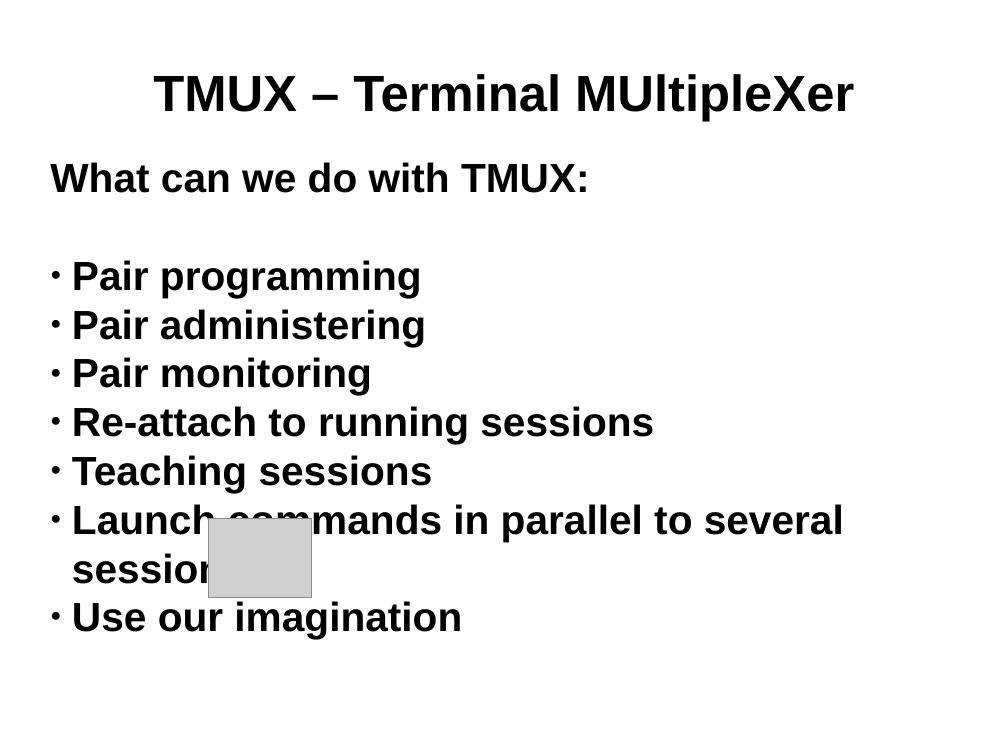
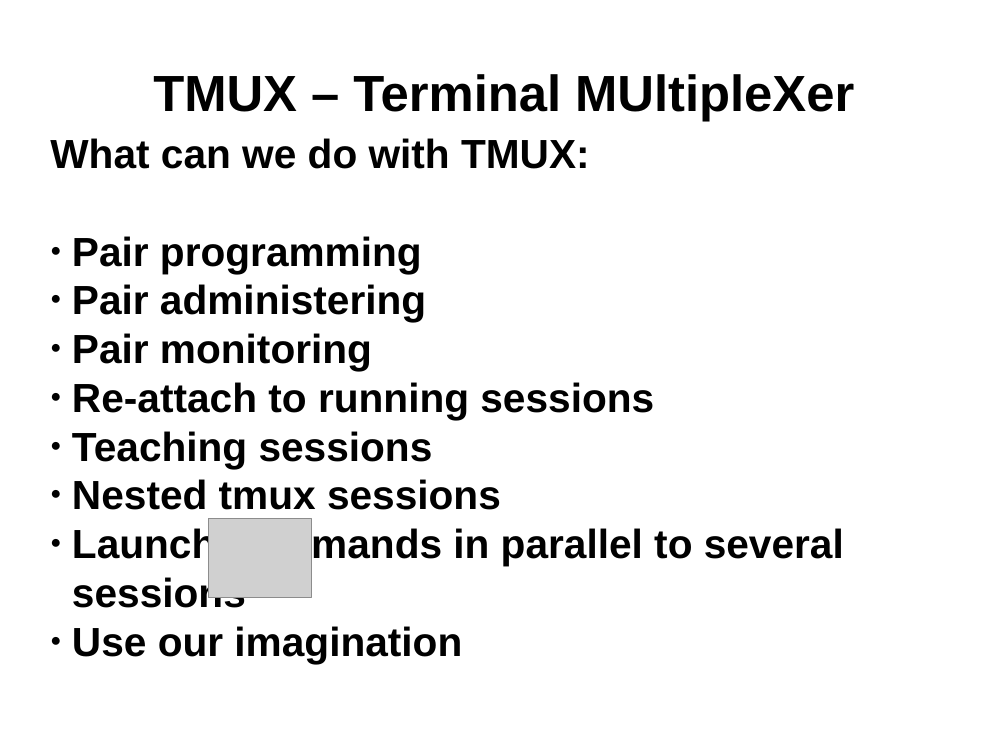
Before and after one commit to juasiepo/TmuxAndGnuParallel_workshop, a slide deck: slide 7 of Slides/TmuxAndGnuParallelPresentation.odp. Drawn at 1008x756 pixels with LibreOffice and Linux fonts; fonts in the diff are those of the drawing; grey boxes stand for pictures; background and template pictures are left out. Boxes give left, top, right and bottom in pixels: in the first picture for what was removed or moved away, otherwise in the second. Text is boxed around its words. In the diff, an @@ line names an element or a change of style, - is before the commit and + after.

Commit message:
Do not forget the nested sessions

```diff
--- a/Slides/TmuxAndGnuParallelPresentation.odp
+++ b/Slides/TmuxAndGnuParallelPresentation.odp
@@ subtitle "What can we do with ...": place and size @@
-subtitle "What can we do with ..." at <box>50,162,844,639</box>
+subtitle "What can we do with ..." at <box>50,138,844,664</box>
@@ subtitle at <box>72,479,501,510</box>: paragraph added @@
+● Nested tmux sessions
```
